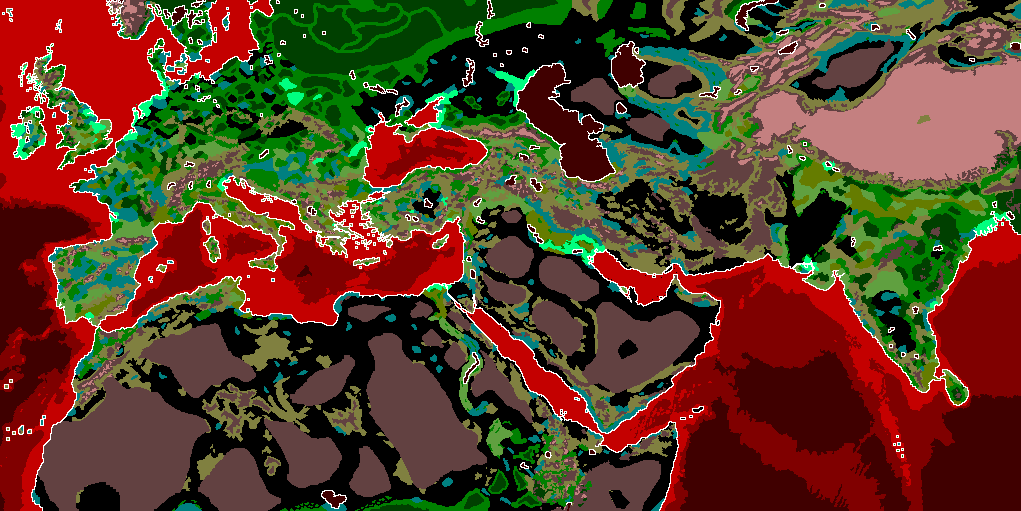
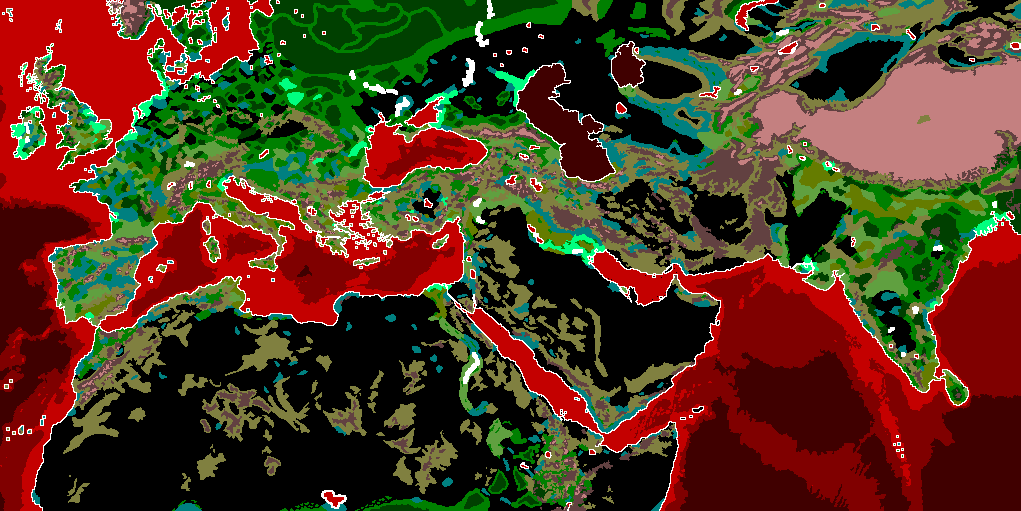
The second 1021×511 image is a revision of the first. Changes to its layers:
hid "map_ground_types_blocked_access" over [25, 0, 1020, 511]
painted on "map_ground_types" over [336, 222, 387, 269]
